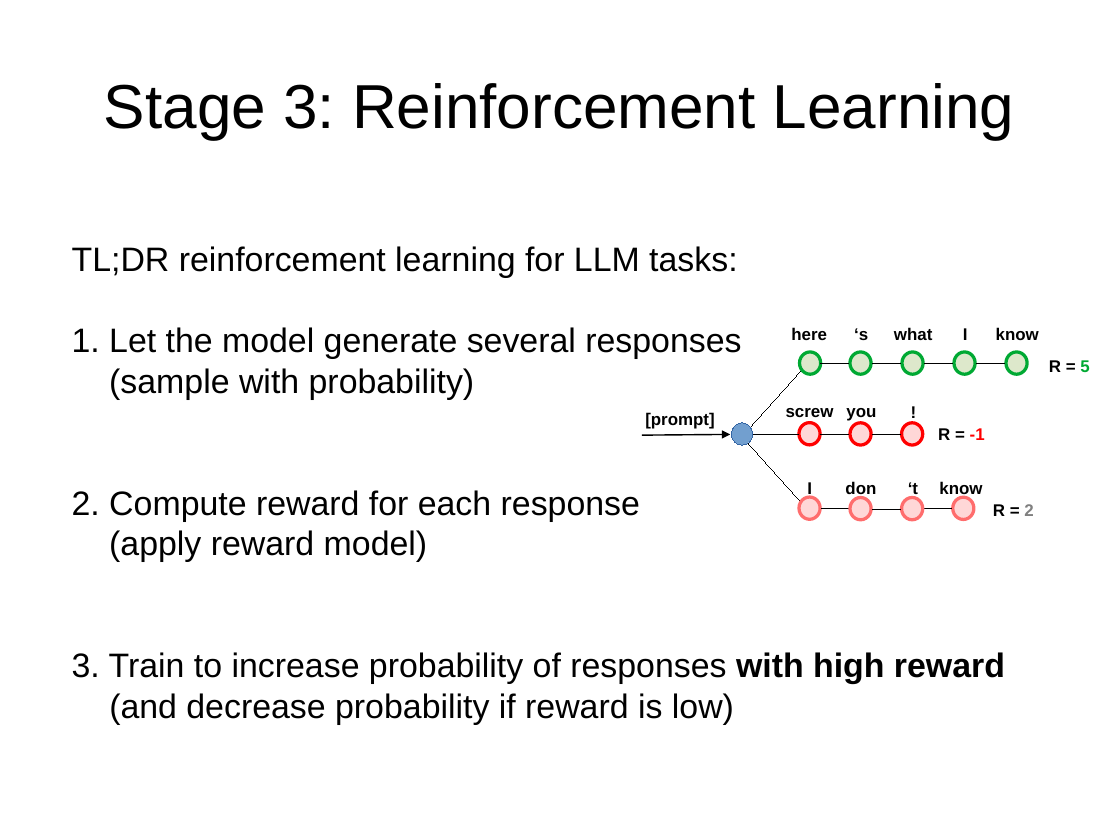
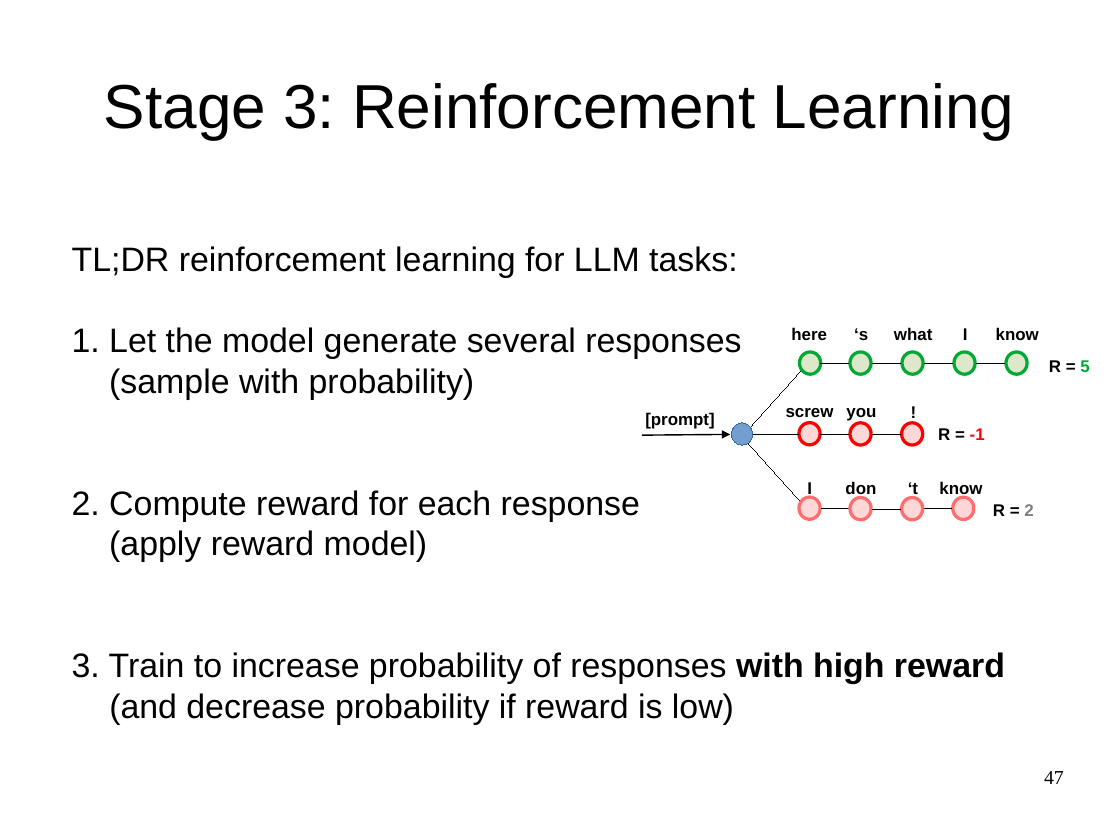
Before and after one commit to yandexdataschool/nlp_course, a slide deck: slide 47 of week08_finetuning/lecture.odp. Drawn at 1120x840 pixels with LibreOffice and Linux fonts; fonts in the diff are those of the drawing. Boxes give left, top, right and bottom in pixels: in the first picture for what was removed or moved away, otherwise in the second. Text is boxed around its words. In the diff, an @@ line names an element or a change of style, - is before the commit and + after.

```diff
--- a/week08_finetuning/lecture.odp
+++ b/week08_finetuning/lecture.odp
@@ page number added at <box>1044,771,1064,784</box>, 14 pt, text #000000 @@
+47
```
Also in this commit, not shown: 79 other slides changed, 1 slide added, 1 slide removed.
